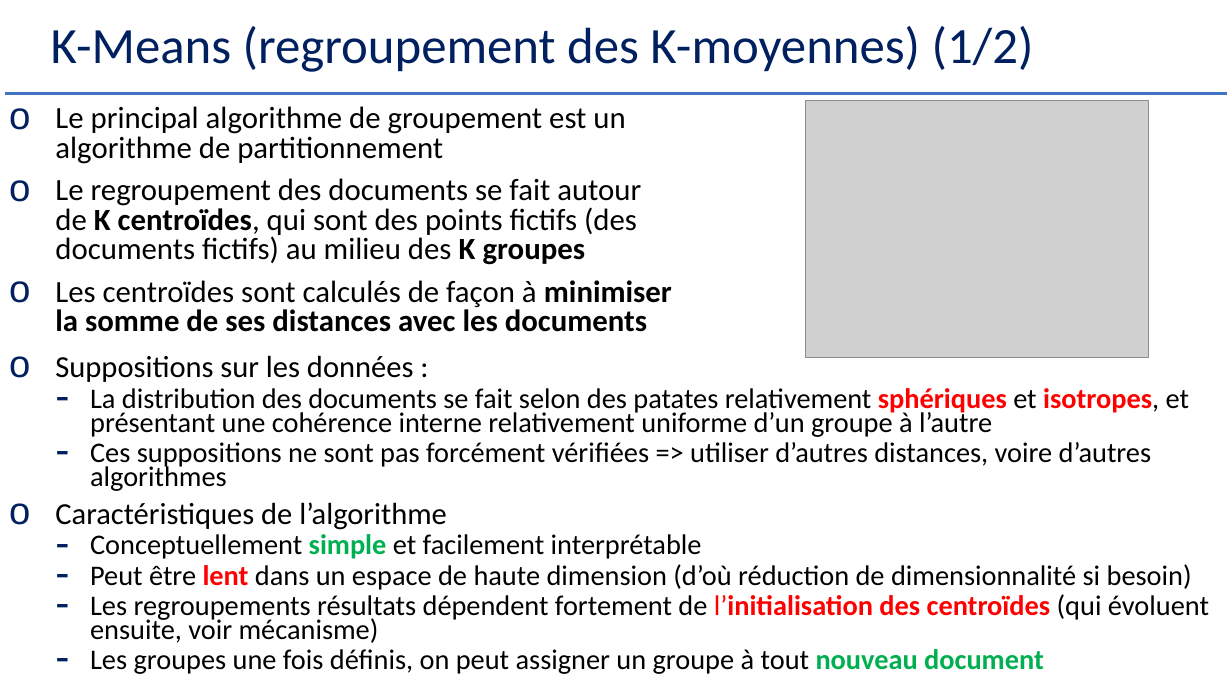
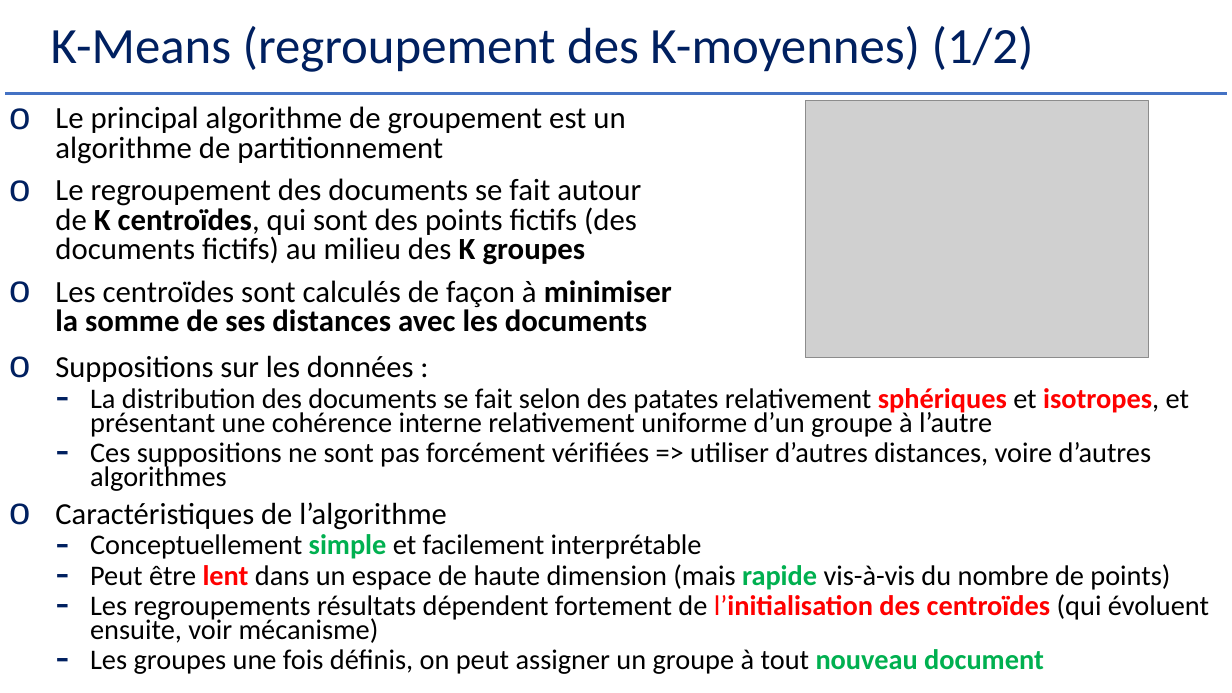
Before and after one commit to Herve-Guerin/cours-NLP-Gustave-Eiffel, a slide deck: slide 28 of Slides/NLP et Analyse Textuelle V2 - 2.pptx. Drawn at 1232x693 pixels with LibreOffice and Linux fonts; fonts in the diff are those of the drawing; grey boxes stand for pictures. Boxes give left, top, right and bottom in pixels: in the first picture for what was removed or moved away, otherwise in the second. Text is boxed around its words. In the diff, an @@ line names an element or a change of style, - is before the commit and + after.

```diff
--- a/Slides/NLP et Analyse Textuelle V2 - 2.pptx
+++ b/Slides/NLP et Analyse Textuelle V2 - 2.pptx
@@ text at (90,564,1170,590): text changed @@
-  – Peut être lent dans un espace de haute dimension (d’où réduction de dimensionnalité si besoin)
+  – Peut être lent dans un espace de haute dimension (mais rapide vis-à-vis du nombre de points)
```
Also in this commit, not shown: 14 other slides changed, 11 slides added.
